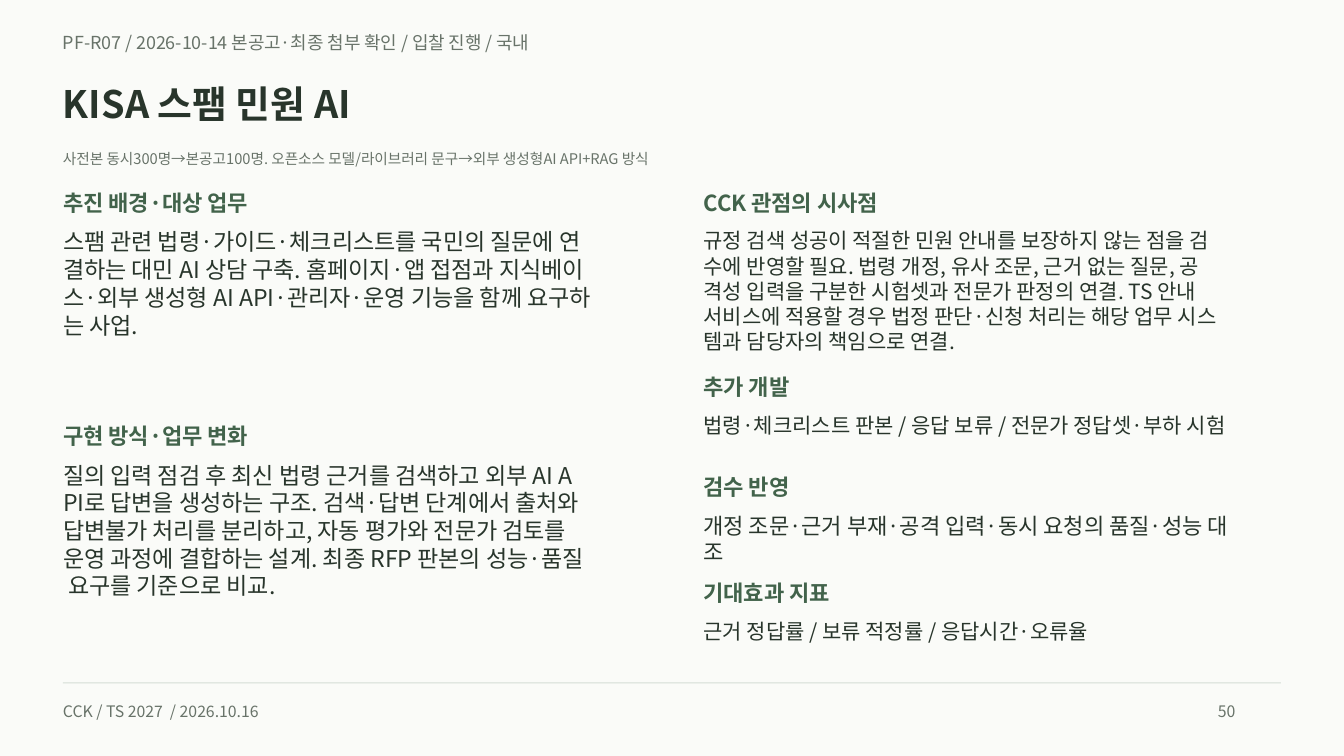
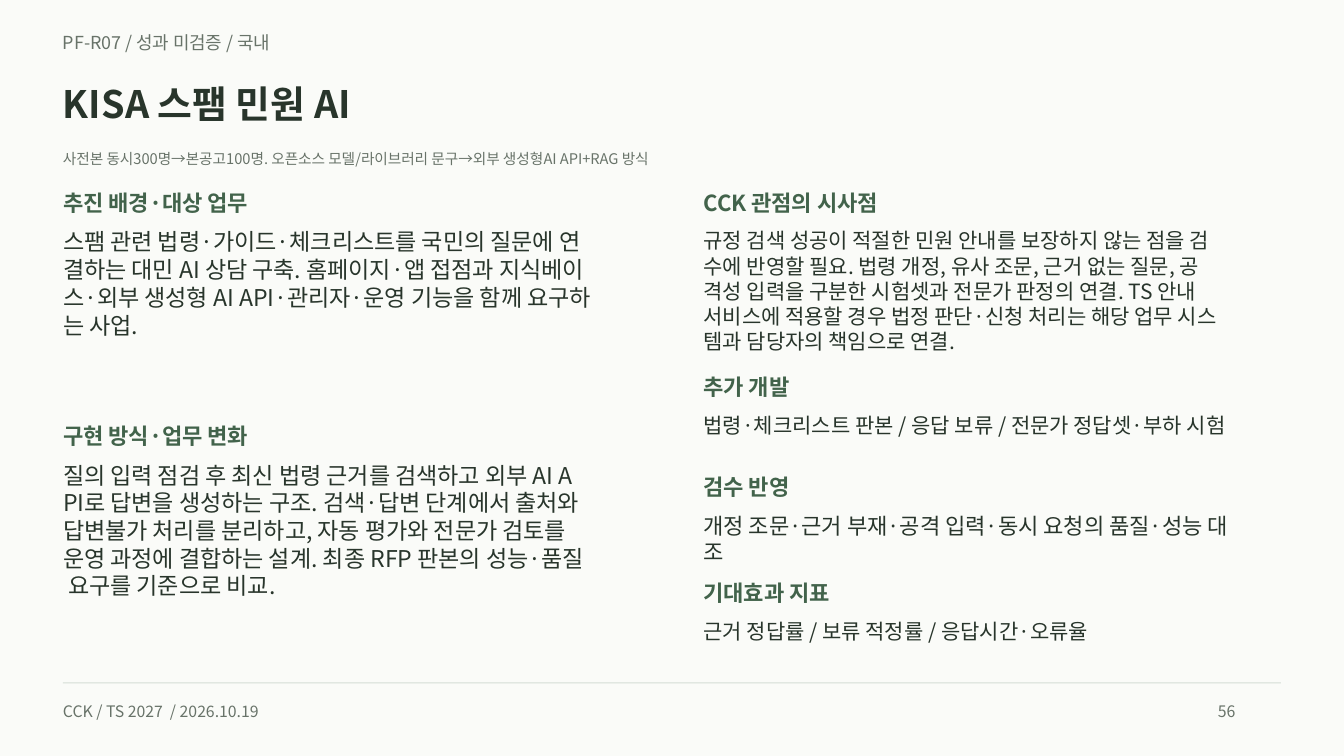
Before and after one commit to heen1987-ops/TS-business-Plan-001, a slide deck: slide 56 of public/downloads/ts-platform-casebook.pptx (slide 50 before the commit). Drawn at 1344x756 pixels with LibreOffice and Linux fonts; fonts in the diff are those of the drawing. Boxes give left, top, right and bottom in pixels: in the first picture for what was removed or moved away, otherwise in the second. Text is boxed around its words. In the diff, an @@ line names an element or a change of style, - is before the commit and + after.

```diff
--- a/public/downloads/ts-platform-casebook.pptx
+++ b/public/downloads/ts-platform-casebook.pptx
@@ text at bbox=[63, 34, 270, 51]: text changed @@
-PF-R07 / 2026-10-14 본공고·최종 첨부 확인 / 입찰 진행 / 국내
+PF-R07 / 성과 미검증 / 국내
@@ text at bbox=[63, 705, 259, 717]: text changed @@
-CCK / TS 2027 / 2026.10.16
+CCK / TS 2027 / 2026.10.19
@@ text at bbox=[1218, 705, 1236, 717]: text changed @@
-50
+56
```
Also in this commit, not shown: 174 other slides changed, 31 slides added, 29 other files.
